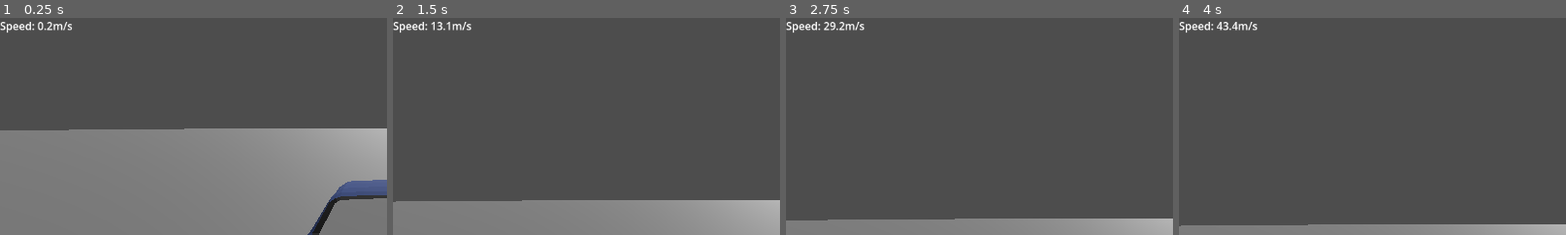
Above: before the commit, frames 1-4 (left to right).
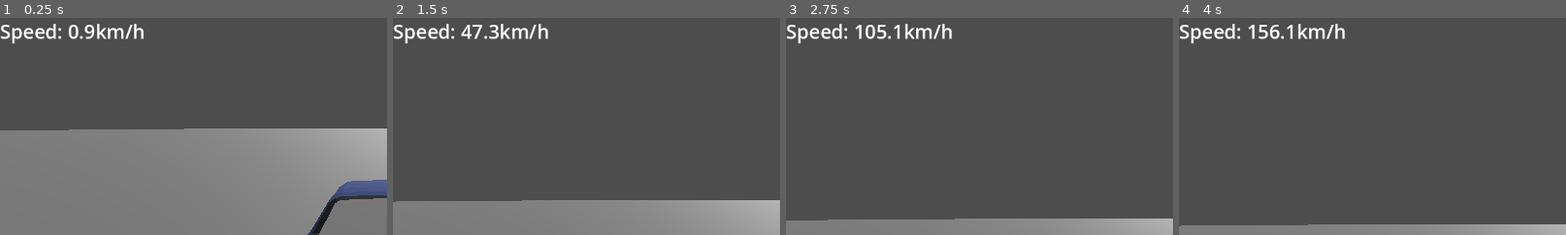
Above: after the commit, the same moments.

Repository: moemurk/mapMyMuD
Game: Godot game, scene res://Scenes/world.tscn
Two runs of this game, one before a commit and one after it. Both use one fixed random seed, a clock stepped at 60 frames per second and the inputs below.
Inputs:
- Up to frame 1 (0.25 s): no input
- Up to frame 2 (1.5 s): hold W (up) from 0.53 s (still down)
- Up to frame 3 (2.75 s): keep holding W (up)
- Up to frame 4 (4 s): keep holding W (up)
The pictures show only the part of the screen within x 0-50%, y 0-50%; the shares and areas given below are measured in that part.

The runs differ from the first frame. In frame 1, 1.4% of the frame differs, in the area x 0-38%, y 1-13%; in frame 2, 1.5%; in frame 3, 1.6%; in frame 4, 1.6%, in the area x 0-43%, y 1-13%.

Commit message:
speed adjusted
调整速度显示 km/h

Diff:
--- a/Scenes/world.tscn
+++ b/Scenes/world.tscn
@@ -57,4 +57,5 @@
 [node name="Velocity_Label" type="Label" parent="CanvasLayer"]
 offset_right = 40.0
 offset_bottom = 23.0
+theme_override_font_sizes/font_size = 29
 text = "Speed: 0"
--- a/Scripts/world.gd
+++ b/Scripts/world.gd
@@ -7,4 +7,4 @@
 func _process(delta):
 	if nissan_gtr and nissan_gtr is VehicleBody3D:
 		var speed = nissan_gtr.linear_velocity.length() #speed in m/s
-		velocity_label.text = "Speed: " + str(round(speed * 10) / 10) + "m/s"
+		velocity_label.text = "Speed: " + str(round(speed * 3.6 * 10) / 10) + "km/h"
